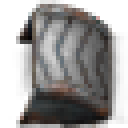
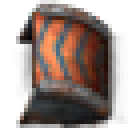
Before/after of a 128px x 128px layered artwork. What changed in the layer stack:
hid "tier 10" over <box>32,12,108,96</box>
showed "tier 5", painted on it over <box>32,12,108,96</box>
